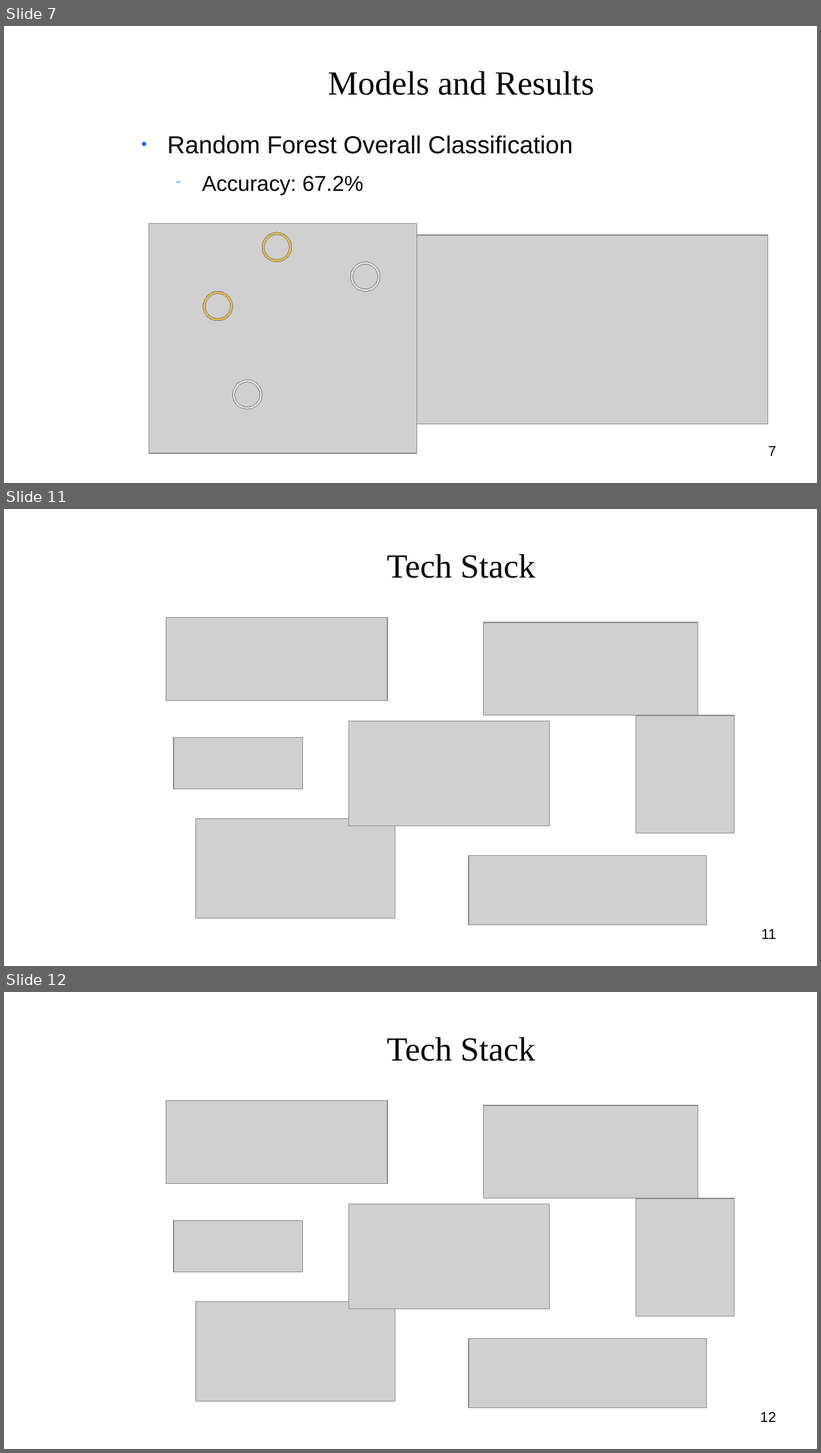
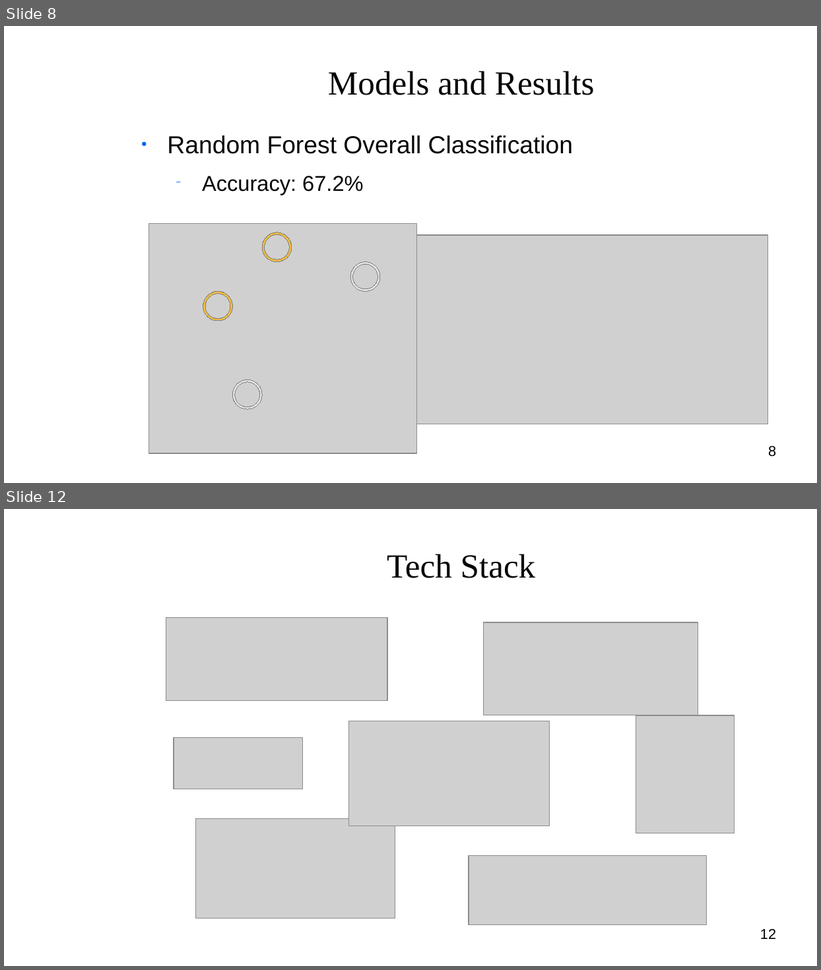
Before and after one commit to Shredder42/mutations, a slide deck: presentation.odp. Shown one above the other, each under a label of ours: slides 7, 11 and 12 before the commit, slides 8 and 12 after it; the slides between them are not shown. The pictures are 821x1453 and 821x970 pixels, drawn with LibreOffice and Linux fonts; fonts in the diff are those of the drawing; grey boxes stand for pictures; background and template pictures are left out. Boxes give left, top, right and bottom in pixels: in the first picture for what was removed or moved away, otherwise in the second. Text is boxed around its words. In the diff, an @@ line names an element or a change of style, - is before the commit and + after.

```diff
--- a/presentation.odp
+++ b/presentation.odp
@@ slide 11 removed at [4,509,817,966], background picture (left out) @@
@@ title removed at [387,554,536,578] @@
-Tech Stack
@@ picture removed at [166,617,387,701] @@
@@ picture removed at [484,623,698,716] @@
@@ picture removed at [349,722,550,826] @@
@@ picture removed at [636,716,735,834] @@
@@ picture removed at [174,738,303,789] @@
@@ picture removed at [196,819,395,918] @@
@@ picture removed at [469,855,706,926] @@
@@ page number removed at [762,929,777,939] @@
-11
@@ what was slide 7 is now slide 8 @@
@@ page number at [768,446,776,457]: text changed @@
-7
+8
```
Also in this commit, not shown: 6 slides changed, 2 slides added, 1 other file.
